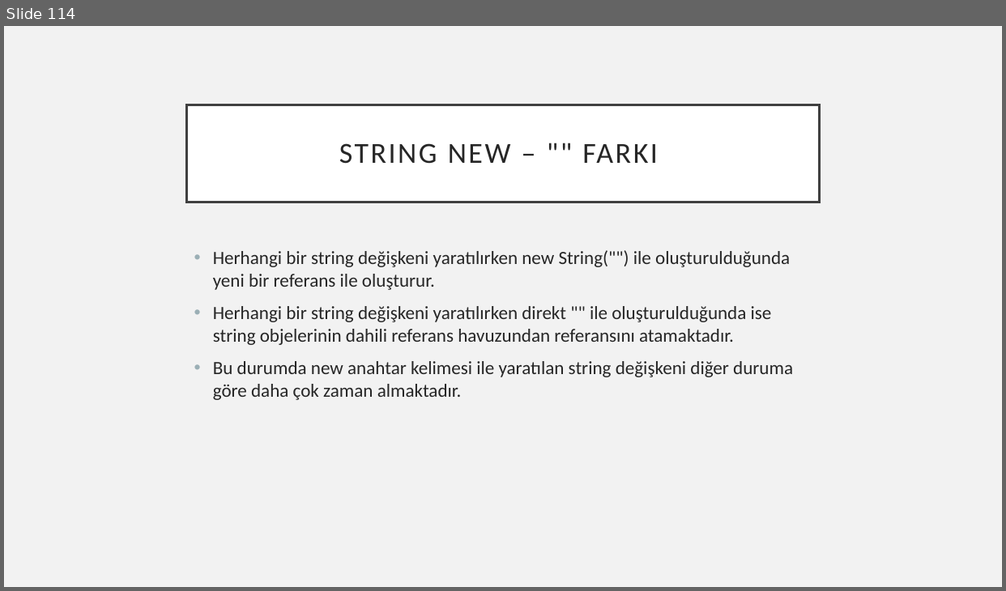
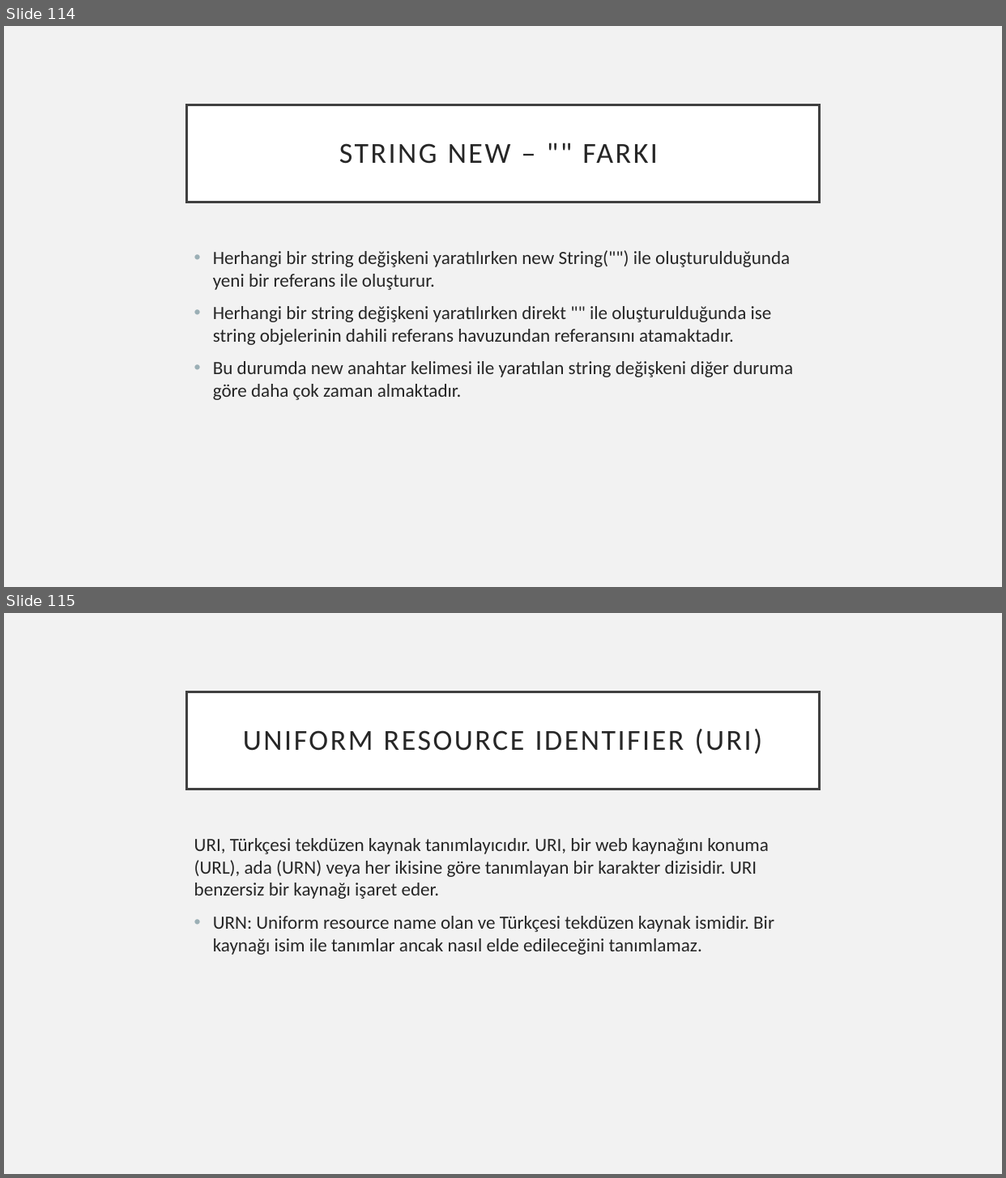
Before and after one commit to 207-Atmosware-Java-Bootcamp/6_hafta_sali_carsamba_odevi-ardakozann, a slide deck: Turkcell_bootcamp_ArdaKozan.pptx. Shown one above the other, each under a label of ours: slide 114 before the commit, slides 114 and 115 after it. The pictures are 1006x591 and 1006x1178 pixels, drawn with LibreOffice and Linux fonts; fonts in the diff are those of the drawing. Boxes give left, top, right and bottom in pixels: in the first picture for what was removed or moved away, otherwise in the second. Text is boxed around its words. In the diff, an @@ line names an element or a change of style, - is before the commit and + after.

```diff
--- a/Turkcell_bootcamp_ArdaKozan.pptx
+++ b/Turkcell_bootcamp_ArdaKozan.pptx
@@ slide 115 added at (x1=4, y1=613, x2=1002, y2=1174), background #F2F2F2 @@
@@ title added at (x1=187, y1=692, x2=819, y2=789), fill #FFFFFF, outline #404040 2.5 pt, 28 pt, text #262626 @@
+UNIFORM RESOURCE IDENTIFIER (URI)
@@ text added at (x1=194, y1=838, x2=774, y2=955), 18 pt, text #262626 @@
+URI, Türkçesi tekdüzen kaynak tanımlayıcıdır. URI, bir web kaynağını konuma (URL), ada (URN) veya her ikisine göre tanımlayan bir karakter dizisidir. URI benzersiz bir kaynağı işaret eder.
+• URN: Uniform resource name olan ve Türkçesi tekdüzen kaynak ismidir. Bir kaynağı isim ile tanımlar ancak nasıl elde edileceğini tanımlamaz.
```
Also in this commit, not shown: 2 other slides added.
